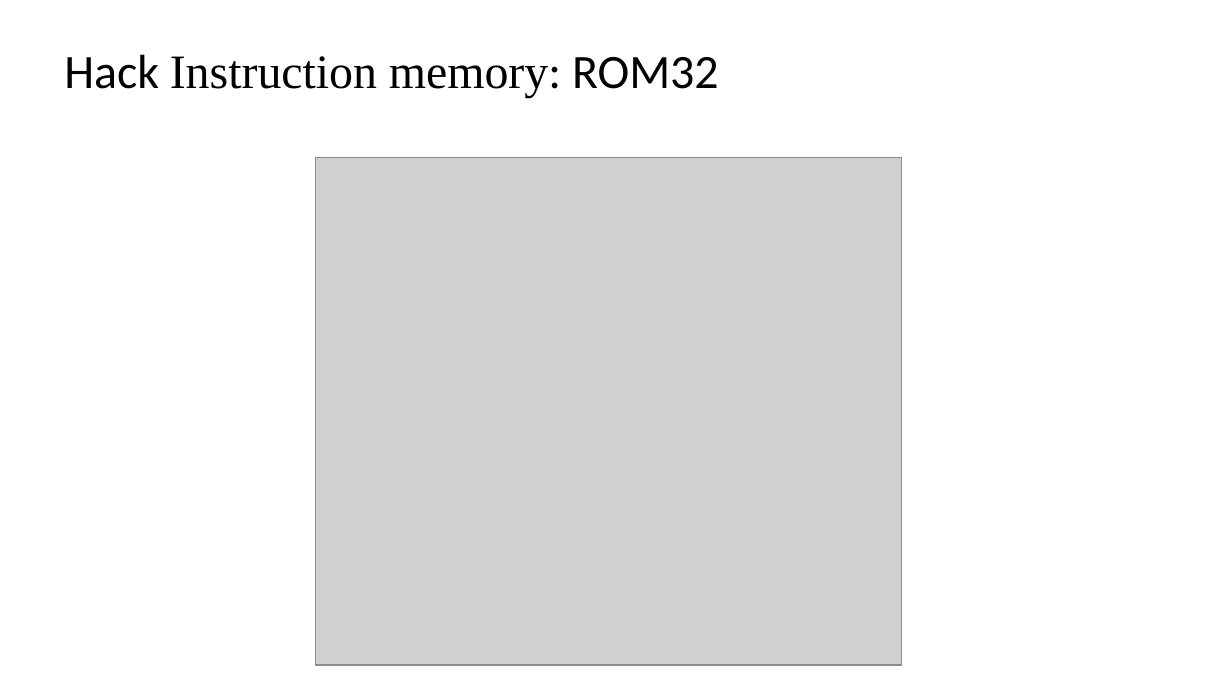
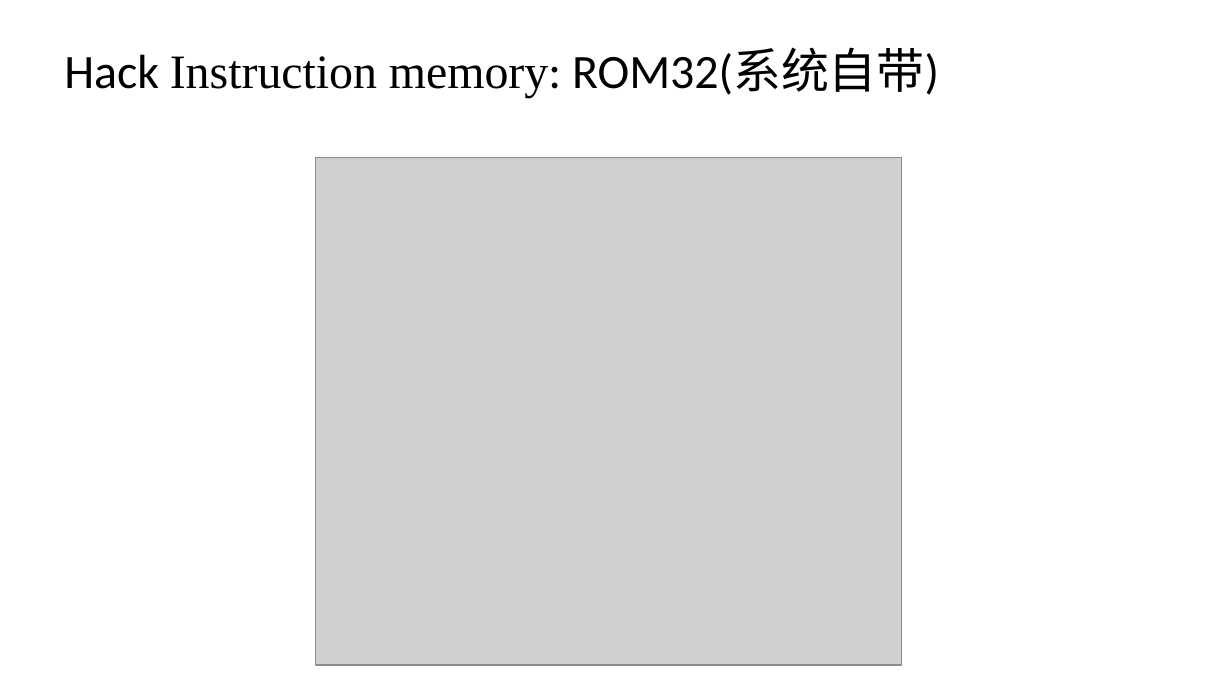
Before and after one commit to vcboy1/Leeds, a slide deck: slide 39 of 26fall/1860/Lecture/All HDL.pptx (slide 38 before the commit). Drawn at 1232x693 pixels with LibreOffice and Linux fonts; fonts in the diff are those of the drawing; grey boxes stand for pictures; background and template pictures are left out. Boxes give left, top, right and bottom in pixels: in the first picture for what was removed or moved away, otherwise in the second. Text is boxed around its words. In the diff, an @@ line names an element or a change of style, - is before the commit and + after.

```diff
--- a/26fall/1860/Lecture/All HDL.pptx
+++ b/26fall/1860/Lecture/All HDL.pptx
@@ text at (64, 47, 939, 97): text changed @@
-Hack Instruction memory: ROM32
+Hack Instruction memory: ROM32(系统自带)
```
Also in this commit, not shown: 3 other slides changed, 1 slide added, 6 other files.
